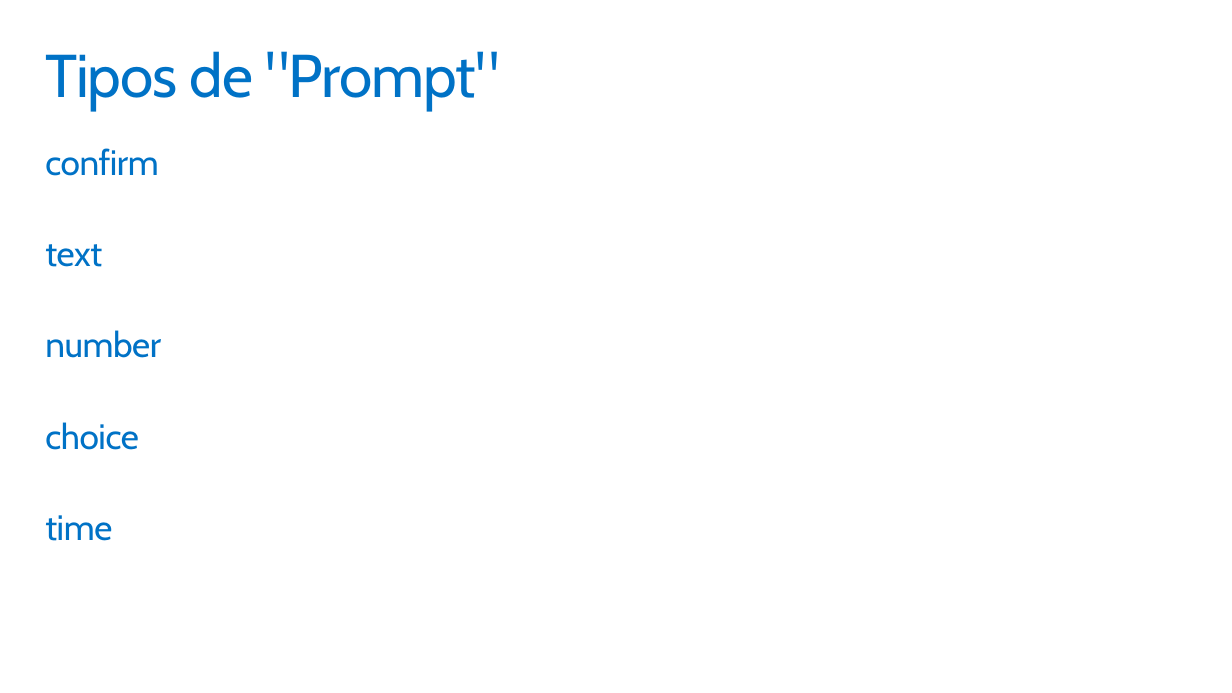
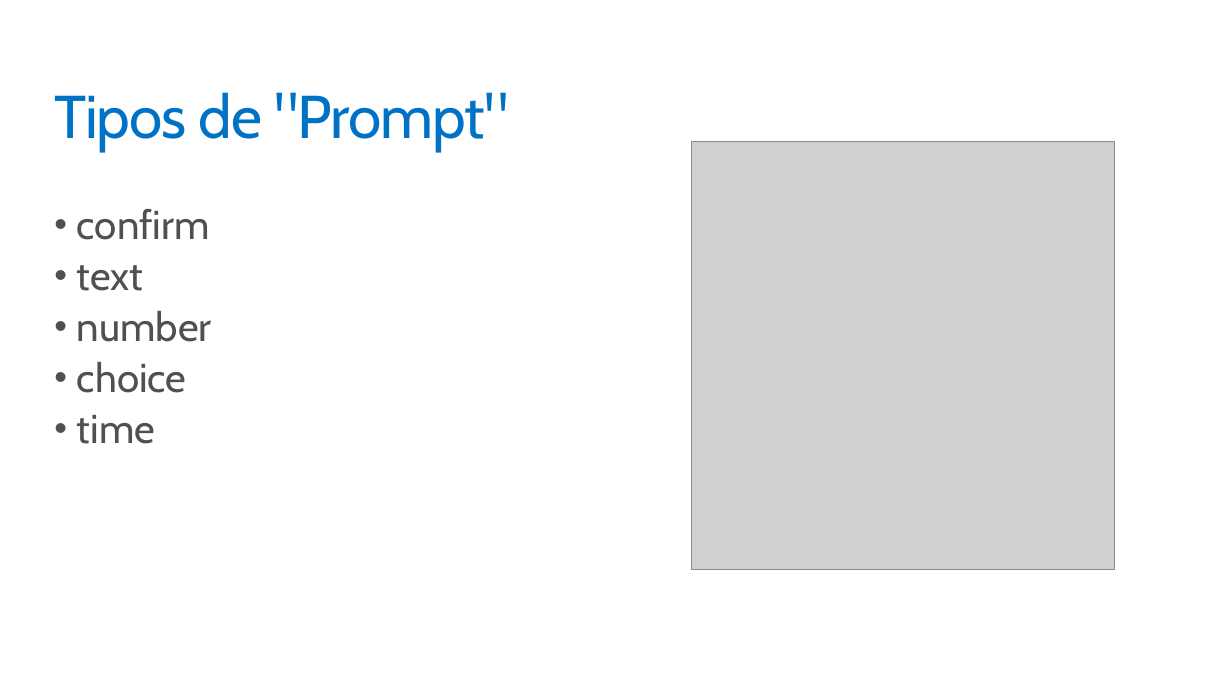
Before and after one commit to gespinosa1986/bot-framework-tutorial, a slide deck: slide 27 of 1. Introducción a Microsoft Bot Framework/Introducción a Microsoft Bot Framework con Node.pptx (slide 25 before the commit). Drawn at 1232x693 pixels with LibreOffice and Linux fonts; fonts in the diff are those of the drawing; grey boxes stand for pictures. Boxes give left, top, right and bottom in pixels: in the first picture for what was removed or moved away, otherwise in the second. Text is boxed around its words. In the diff, an @@ line names an element or a change of style, - is before the commit and + after.

```diff
--- a/1. Introducción a Microsoft Bot Framework/Introducción a Microsoft Bot Framework con Node.pptx
+++ b/1. Introducción a Microsoft Bot Framework/Introducción a Microsoft Bot Framework con Node.pptx
@@ title "Tipos de "Prompt"": place and size @@
-title "Tipos de "Prompt"" at (45,51,500,110)
+title "Tipos de "Prompt"" at (54,92,509,152)
@@ picture added at (691,141,1114,570) @@
@@ text "confirm": place and size @@
-text "confirm" at (45,148,161,541)
+text "confirm" at (77,209,212,444)
@@ text "confirm" at (77,209,212,444): size 28 to 32 pt, text colour #0072C6 to #505050, letter spacing -0.3 to 0 pt; bullet none to • @@
```
Also in this commit, not shown: 6 other slides changed, 7 slides added, 22 slides removed, 6 other files.
